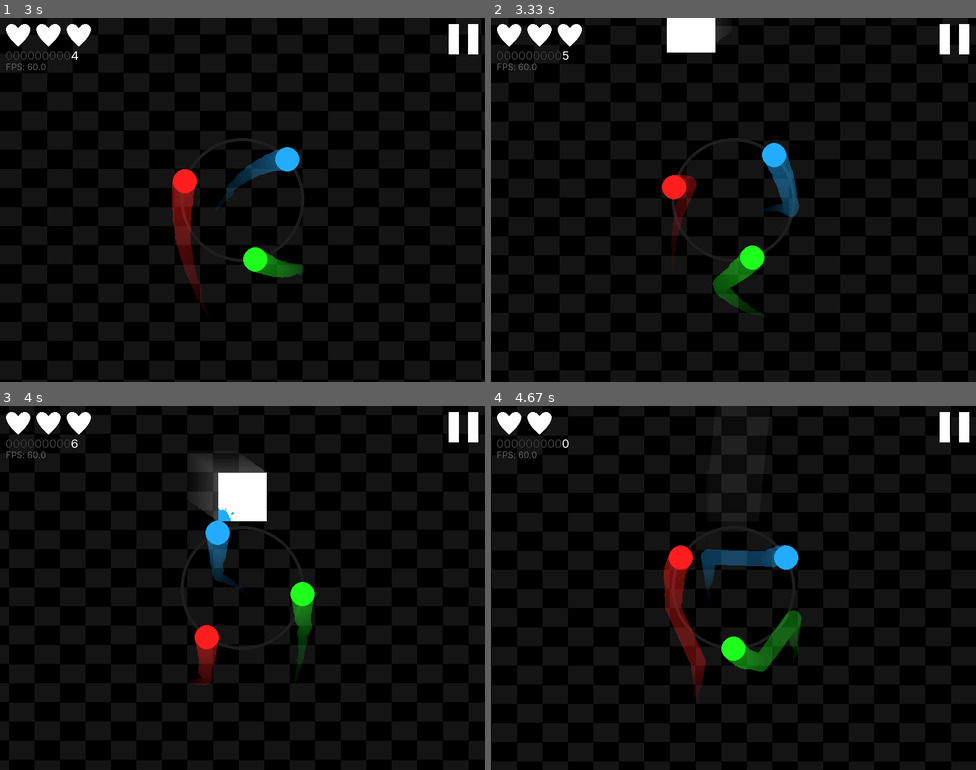
Above: before the commit, frames 1-4 (two rows, left to right).
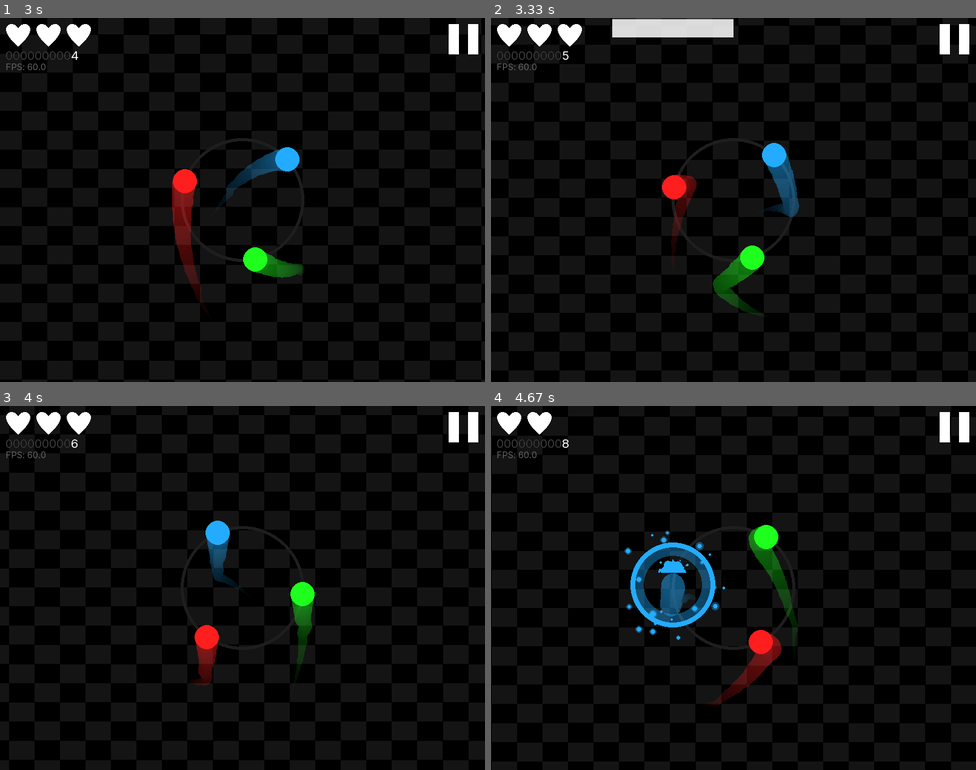
Above: after the commit, the same moments.

Repository: ycarowwww/atividades_backend_ifrn
Game: pygame game, started from 1Ano/JogoFimDeAno/game.py
Same seed, same stepped clock (60 frames per second), same inputs: the game is played once before the commit and once after it.
Inputs (mouse positions are in pixels of both pictures, inside the frame that each line leads up to):
- Up to frame 1 (3 s): tap Enter at 0.33 s; press the mouse at (242, 214) at 0.7 s; move the mouse to (286, 269) at 0.8 s; release the mouse at (329, 323) at 0.93 s; hold D 1-1.63 s; hold A 1.67-2.13 s; hold D 2.17-2.63 s; hold D from 2.67 s (still down)
- Up to frame 2 (3.33 s): release D at 3.13 s; hold A from 3.17 s (still down)
- Up to frame 3 (4 s): release A at 3.7 s; tap Space at 3.73 s
- Up to frame 4 (4.67 s): hold A 4.07-4.47 s; tap Space at 4.13, 4.43, 4.57 s; hold D from 4.5 s (still down)

Frame 1 is identical in both runs. In frame 2, 1.8% of the frame differs, in the area x 25-50%, y 0-10%; in frame 3, 2.2%; in frame 4, 6.4%, in the area x 14-65%, y 9-83%.

Commit message:
PFY - List of Obstacles by Modes
Minor Achievement Drawer's Resize Bug Fixed

Diff:
--- a/1Ano/JogoFimDeAno/data/player_perfection_levels.json
+++ b/1Ano/JogoFimDeAno/data/player_perfection_levels.json
@@ -1,5 +1,5 @@
 {
-    "1": false,
+    "1": true,
     "2": false,
     "3": false,
     "4": false,
--- a/1Ano/JogoFimDeAno/entities/achievements/achievements_drawer.py
+++ b/1Ano/JogoFimDeAno/entities/achievements/achievements_drawer.py
@@ -37,14 +37,17 @@
 
     def update_by_event(self, event: pg.Event) -> None:
         if event.type == pg.VIDEORESIZE:
-            self._size = event.size
-            self._gap = scale_dimension(self._saves[1], event.size)
-            self._font_sizes = tuple(scale_dimension(i, event.size) for i in self._saves[0])
-            self._create_surface()
+            self.resize(event.size)
 
         if event.type == CustomEventList.ACHIEVEMENTUNLOCKED:
             self._current_id = event.id
             self._current_remaining_time = 3
+            self._create_surface()
+
+    def resize(self, new_resolution: tuple[int, int]) -> None:
+            self._size = new_resolution
+            self._gap = scale_dimension(self._saves[1], new_resolution)
+            self._font_sizes = tuple(scale_dimension(i, new_resolution) for i in self._saves[0])
             self._create_surface()
 
     def _create_surface(self) -> None:
--- a/1Ano/JogoFimDeAno/entities/obstacles/__init__.py
+++ b/1Ano/JogoFimDeAno/entities/obstacles/__init__.py
@@ -1,7 +1,7 @@
-from .obstacle import Obstacle
-from .obstacle_group import ObstacleGroup
-from .stationary_obstacle import StationaryObstacle
-from .rotating_obstacle import RotatingObstacle
-from .invisible_obstacle import InvisibleObstacle
-from .horizontal_moving_obstacle import HorizontalMovingObstacle
-from .standard_obstacles import get_obstacle_list
+from .obstacle import *
+from .obstacle_group import *
+from .stationary_obstacle import *
+from .rotating_obstacle import *
+from .invisible_obstacle import *
+from .horizontal_moving_obstacle import *
+from .obstacles_list import *
--- a/1Ano/JogoFimDeAno/entities/obstacles/standard_obstacles.py
+++ b/1Ano/JogoFimDeAno/entities/obstacles/obstacles_list.py
@@ -12,17 +12,17 @@
         RotatingObstacle(player_center[0] - player_normal_distance, 0, player_normal_distance * 2, height, speed, 3, color, player_angular_speed, True),
         RotatingObstacle(player_center[0] + player_normal_distance, 0, player_normal_distance * 2, height, speed, 3, color, player_angular_speed, False),
         ObstacleGroup([
-                StationaryObstacle(player_center[0] + player_normal_distance * 2, 0, player_normal_distance * 2, height, speed, 3, color),
-                StationaryObstacle(player_center[0] - player_normal_distance * 2, 0, player_normal_distance * 2, height, speed, 3, color)
-            ]),
+            StationaryObstacle(player_center[0] + player_normal_distance * 2, 0, player_normal_distance * 2, height, speed, 3, color),
+            StationaryObstacle(player_center[0] - player_normal_distance * 2, 0, player_normal_distance * 2, height, speed, 3, color)
+        ]),
         ObstacleGroup([
-                StationaryObstacle(player_center[0] + player_normal_distance, -player_normal_distance, player_normal_distance, height, speed, 3, color),
-                StationaryObstacle(player_center[0] - player_normal_distance, 0, player_normal_distance * 2, height, speed, 3, color)
-            ]),
+            StationaryObstacle(player_center[0] + player_normal_distance, -player_normal_distance, player_normal_distance, height, speed, 3, color),
+            StationaryObstacle(player_center[0] - player_normal_distance, 0, player_normal_distance * 2, height, speed, 3, color)
+        ]),
         ObstacleGroup([
-                StationaryObstacle(player_center[0] - player_normal_distance, -player_normal_distance, player_normal_distance, height, speed, 3, color),
-                StationaryObstacle(player_center[0] + player_normal_distance, 0, player_normal_distance * 2, height, speed, 3, color)
-            ]),
+            StationaryObstacle(player_center[0] - player_normal_distance, -player_normal_distance, player_normal_distance, height, speed, 3, color),
+            StationaryObstacle(player_center[0] + player_normal_distance, 0, player_normal_distance * 2, height, speed, 3, color)
+        ]),
         InvisibleObstacle(player_center[0] + player_normal_distance, 0, player_normal_distance * 2, height, speed, 2, color),
         InvisibleObstacle(player_center[0] - player_normal_distance, 0, player_normal_distance * 2, height, speed, 2, color),
         HorizontalMovingObstacle(player_center[0] + player_normal_distance, player_center[0] - player_normal_distance, 0, player_normal_distance * 2, height, speed, 2, color, player_center, player_normal_distance),
@@ -30,3 +30,14 @@
         HorizontalMovingObstacle(player_center[0] + player_normal_distance / 2 + 20, player_center[0] - player_normal_distance / 2 - 20, 0, player_normal_distance - 20, player_normal_distance * 0.8, speed, 2, color, player_center, player_normal_distance),
         HorizontalMovingObstacle(player_center[0] - player_normal_distance / 2 - 20, player_center[0] + player_normal_distance / 2 + 20, 0, player_normal_distance - 20, player_normal_distance * 0.8, speed, 2, color, player_center, player_normal_distance)
     ]
+
+def get_3p_obstacle_list(player_center: tuple[int, int], player_normal_distance: int, player_angular_speed: float, height: int, speed: int, color: tuple[int, int, int]) -> list[Obstacle]:
+    return [
+        StationaryObstacle(player_center[0] + player_normal_distance, 0, player_normal_distance * 2, height, speed, 3, color),
+        StationaryObstacle(player_center[0] - player_normal_distance, 0, player_normal_distance * 2, height, speed, 3, color),
+        StationaryObstacle(player_center[0], 0, player_normal_distance, height, speed, 3, color),
+        StationaryObstacle(player_center[0] + player_normal_distance / 2 + 20, 0, player_normal_distance - 20, player_normal_distance * 0.8, speed, 3, color),
+        StationaryObstacle(player_center[0] - player_normal_distance / 2 - 20, 0, player_normal_distance - 20, player_normal_distance * 0.8, speed, 3, color),
+        InvisibleObstacle(player_center[0] + player_normal_distance, 0, player_normal_distance * 2, height, speed, 3, color),
+        InvisibleObstacle(player_center[0] - player_normal_distance, 0, player_normal_distance * 2, height, speed, 3, color)
+    ]
--- a/1Ano/JogoFimDeAno/entities/obstaclesmanager/base_obstacles_manager.py
+++ b/1Ano/JogoFimDeAno/entities/obstaclesmanager/base_obstacles_manager.py
@@ -3,9 +3,10 @@
 from ..obstacles import Obstacle, RotatingObstacle, InvisibleObstacle, get_obstacle_list
 from ..player import Player
 from scripts import OBSTACLES_HEIGHT, COLORS, BASE_RESOLUTION
+from typing import Callable
 
 class BaseObstaclesManager:
-    def __init__(self, player_center: tuple[int, int], player_normal_distance: int, player_angular_speed: float) -> None:
+    def __init__(self, player_center: tuple[int, int], player_normal_distance: int, player_angular_speed: float, obstacle_list: Callable[..., list[Obstacle]] = get_obstacle_list) -> None:
         self._obstacles: list[Obstacle] = []
         self._last_obstacle: Obstacle = None
         self._amount_obstacles: int = 0
@@ -15,7 +16,7 @@
         self._start_distance_mult = 8
         self._player_center = player_center
         self._player_normal_distance = player_normal_distance
-        self._possibles_obstacles: list[Obstacle] = get_obstacle_list(self._player_center, self._player_normal_distance, player_angular_speed, self._height, self._speed, self._color)
+        self._possibles_obstacles: list[Obstacle] = obstacle_list(self._player_center, self._player_normal_distance, player_angular_speed, self._height, self._speed, self._color)
         self._base_obstacles_attrs = (self._player_center, self._player_normal_distance, self._speed)
         self._actual_resolution = BASE_RESOLUTION
         self._player_count_collisions = 0
--- a/1Ano/JogoFimDeAno/entities/obstaclesmanager/random_obstacles_manager.py
+++ b/1Ano/JogoFimDeAno/entities/obstaclesmanager/random_obstacles_manager.py
@@ -1,12 +1,14 @@
 from . import BaseObstaclesManager
+from ..obstacles import Obstacle, get_obstacle_list
 from ..eventhandler import CustomEventHandler, CustomEventList
 from copy import deepcopy
 from random import choice, randint
+from typing import Callable
 
 class RandomObstaclesManager(BaseObstaclesManager):
     """An Obstacle Manager that generates the obstacles with a random generation."""
-    def __init__(self, player_center: tuple[int, int], player_normal_distance: int, player_angular_speed: float, lives: int) -> None:
-        super().__init__(player_center, player_normal_distance, player_angular_speed)
+    def __init__(self, player_center: tuple[int, int], player_normal_distance: int, player_angular_speed: float, lives: int, obstacle_list: Callable[..., list[Obstacle]] = get_obstacle_list) -> None:
+        super().__init__(player_center, player_normal_distance, player_angular_speed, obstacle_list)
         self._lives = lives
         self._actual_score = 0
         self._total_score = 0
--- a/1Ano/JogoFimDeAno/game.py
+++ b/1Ano/JogoFimDeAno/game.py
@@ -1,7 +1,7 @@
 import pygame as pg
 import pygame.freetype as pgft
 from scripts import BASE_RESOLUTION, INITIAL_MAX_FPS, FONT, COLORS, get_file_path
-from entities import Player, RandomObstaclesManager, LevelObstaclesManager, ButtonGroup, CircularImageButton, PauseB …(285 unchanged characters)…
+from entities import Player, RandomObstaclesManager, LevelObstaclesManager, get_obstacle_list, get_3p_obstacle_list, ButtonGroup, CircularImageButton, PauseB …(285 unchanged characters)…
 from enum import IntEnum, auto
 from time import time
 from typing import Any
@@ -57,7 +57,7 @@
             WindowsKeys.SHOWACHIEVEMENTS : self.show_achievements
         }
 
-        self._rnd_mode_settings = [2, [COLORS["RED"], COLORS["BLUE"]]]
+        self._rnd_mode_settings = [2, [COLORS["RED"], COLORS["BLUE"]], get_obstacle_list]
         self.__start_level = 0
         self.__show_fps = True
         self.__delta_time = DeltaTimeCalculator()
@@ -138,7 +138,7 @@
         player.set_circle_colors(self._rnd_mode_settings[1])
         pause_button = PauseButton((50, 50), (BASE_RESOLUTION[0] - 10, 10), "topright", EventPauser.toggle_timers, (255, 255, 255), 15)
         return_menu_button = ReturnButton((50, 50), (BASE_RESOLUTION[0] - 70, 10), "topright", return_menu_func, (255, 255, 255))
-        obstacle_manager = RandomObstaclesManager(player.get_center(), player.get_normal_distance(), player.get_angular_speed(), 3)
+        obstacle_manager = RandomObstaclesManager(player.get_center(), player.get_normal_distance(), player.get_angular_speed(), 3, self._rnd_mode_settings[2])
         remaining_lives = 0
         heart_img = pg.image.load(get_file_path("../images/heart.svg")).convert_alpha() # Improve this later
         lives_count = Organizer([ heart_img for _ in range(obstacle_manager.get_remaining_lives()) ], [ 40 for _ in range(obstacle_manager.get_remaining_lives()) ], OrganizerDirection.HORIZONTAL, OrganizerOrientation.MIDDLE, 10, "topleft", (10, 10))
@@ -306,7 +306,7 @@
         show_warn = False
         player_collided = False
 
-        self._resize_objects((pause_button, return_menu_button, collision_count, fps_text, player, warn_text, perfection_drawer), self.__screen.get_size())
+        self._resize_objects((pause_button, return_menu_button, collision_count, fps_text, player, warn_text, perfection_drawer, self.__achievements_drawer), self.__screen.get_size())
         obstacle_manager.resize(self.__screen.get_size(), player.get_center(), player.get_normal_distance())
 
         while self.__current_window == WindowsKeys.MAINGAMELEVEL:
@@ -414,10 +414,10 @@
         def return_menu_func():
             self.__current_window = WindowsKeys.MAINMENU
         def game_bt_func():
-            self._rnd_mode_settings = [2, [COLORS["RED"], COLORS["BLUE"]]]
+            self._rnd_mode_settings = [2, [COLORS["RED"], COLORS["BLUE"]], get_obstacle_list]
             self.__current_window = WindowsKeys.MAINGAMERANDOM
         def game_bt_func_3p():
-            self._rnd_mode_settings = [3, [COLORS["RED"], COLORS["BLUE"], COLORS["GREEN"]]]
+            self._rnd_mode_settings = [3, [COLORS["RED"], COLORS["BLUE"], COLORS["GREEN"]], get_3p_obstacle_list]
             self.__current_window = WindowsKeys.MAINGAMERANDOM
         def game_lvl_func():
             self.__current_window = WindowsKeys.SETLEVEL
